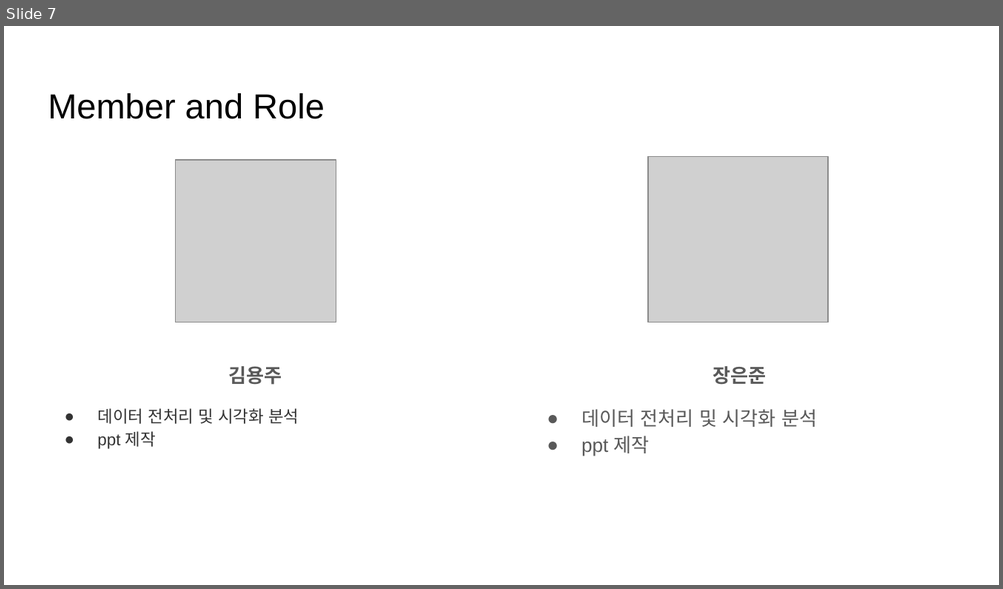
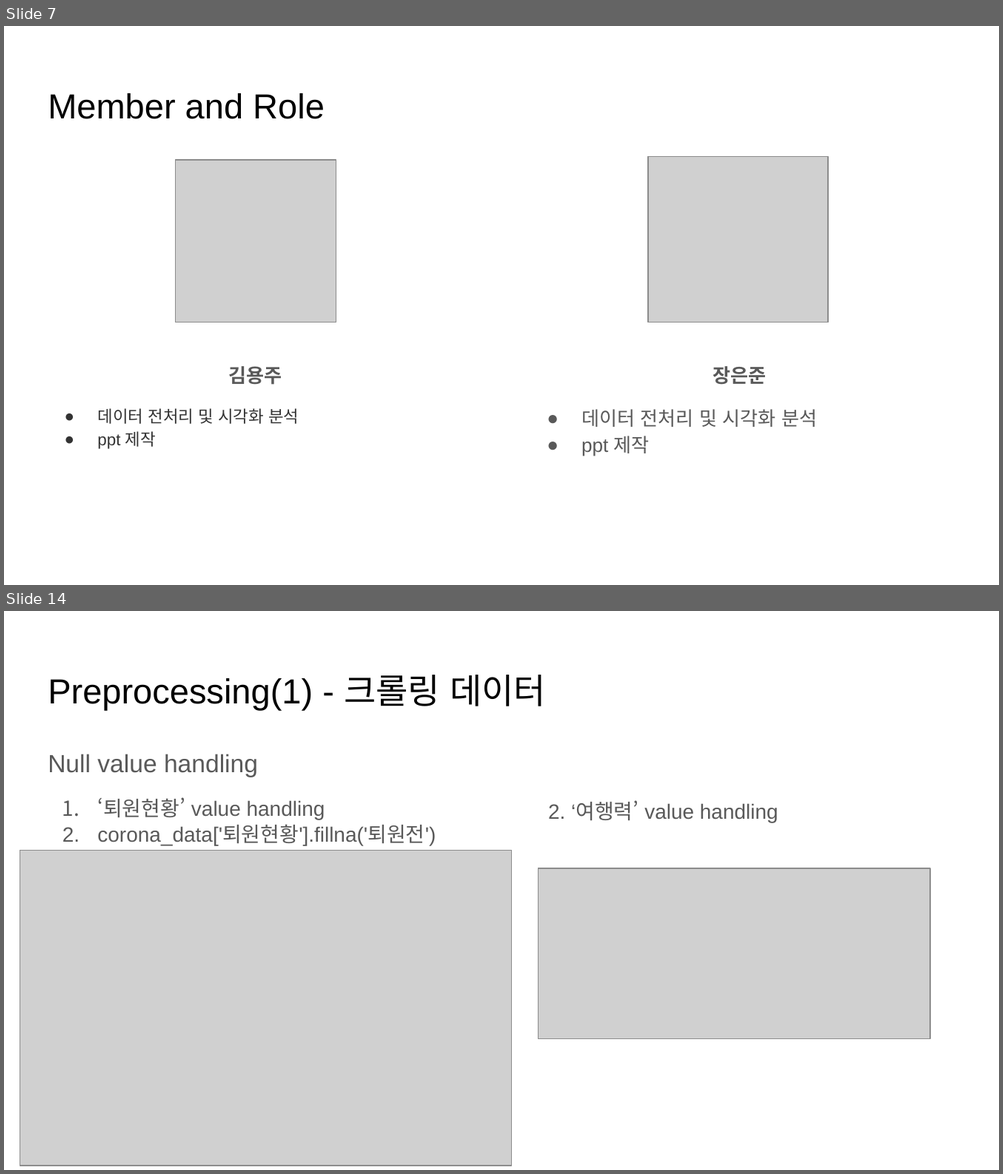
Before and after one commit to kurt7191/covid19, a slide deck: docs/COVID19 데이터 분석 (1).pptx. Shown one above the other, each under a label of ours: slide 7 before the commit, slides 7 and 14 after it; the slides between them are not shown. The pictures are 1003x589 and 1003x1174 pixels, drawn with LibreOffice and Linux fonts; fonts in the diff are those of the drawing; grey boxes stand for pictures. Boxes give left, top, right and bottom in pixels: in the first picture for what was removed or moved away, otherwise in the second. Text is boxed around its words. In the diff, an @@ line names an element or a change of style, - is before the commit and + after.

```diff
--- a/docs/COVID19 데이터 분석 (1).pptx
+++ b/docs/COVID19 데이터 분석 (1).pptx
@@ slide 14 added at [4, 611, 999, 1170], background #FFFFFF @@
@@ title added at [48, 675, 546, 710], 25.2 pt, text #000000 @@
+Preprocessing(1) - 크롤링 데이터
@@ text added at [48, 754, 435, 846], 15 pt, text #595959 @@
+Null value handling
+1. ‘퇴원현황’ value handling
+2. corona_data['퇴원현황'].fillna('퇴원전')
@@ text added at [548, 803, 778, 823], 15 pt, text #595959 @@
+2. ‘여행력’ value handling
@@ picture added at [20, 851, 511, 1166] @@
@@ picture added at [538, 869, 930, 1039] @@
```
Also in this commit, not shown: 16 other slides added, 1 slide removed, 23 other files.
